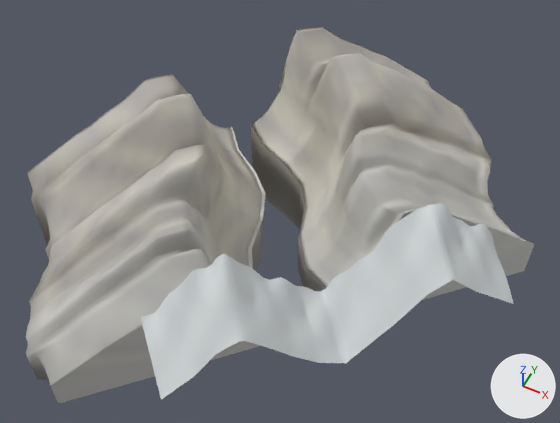
Renders of the glTF model assets/env010/gorge-strata-v1.glb from each side of a commit.
The view is the same before and after, from a 50 mm camera at (247.0, -415.0, 294.0) aimed at (84.0, -88.0, -114.0). Every picture has the same lights, and +X, +Y and +Z are marked at lower right. The picture after the commit comes second.

The first picture shows 'front_buttress', 'middle_terraces', 'pale_horizon'.
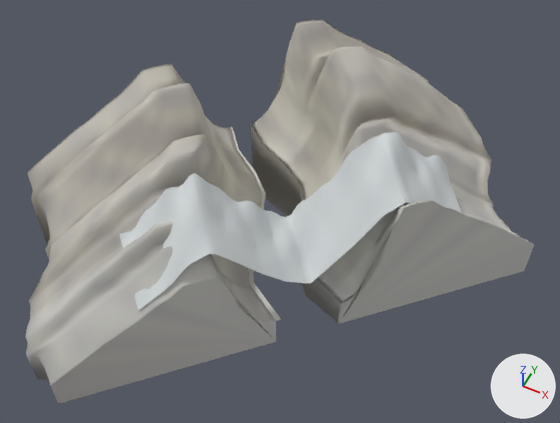
What the commit changed:
me_front_buttress is used by ob_front_buttress; location (0.0, 0.0, 0.0).
me_front_buttress had 2262 vertices, 4520 faces and spanned x -100.0..110.0, y -256.0..-27.0, z -183.0..-46.0.
me_front_buttress now has 2262 vertices, 4520 faces and spans x -100.0..110.0, y -256.0..-27.0, z -183.0..-37.0.
me_front_buttress part 1: 1740 of 2262 vertices moved; they spanned x -91.0..100.0, y -246.0..-37.0, z -152.0..-46.0 and now span x -91.0..100.0, y -246.0..-37.0, z -151.0..-37.0; mean shift (0.0, 0.0, 6.0); largest move (17.0, -99.0, -79.0) -> (17.0, -99.0, -70.0).
me_middle_terraces is used by ob_middle_terraces; location (0.0, 0.0, 0.0).
me_middle_terraces had 2262 vertices, 4520 faces and spanned x 21.0..252.0, y -112.0..92.0, z -183.0..-35.0.
me_middle_terraces now has 2262 vertices, 4520 faces and spans x 21.0..252.0, y -112.0..92.0, z -183.0..-29.0.
me_middle_terraces part 2: 174 of the vertices in x 40.0..163.0, y -94.0..4.0, z -122.0..-74.0 are moved by (0.0, 0.0, 3.0).
me_middle_terraces part 3: 87 of the vertices in x 101.0..224.0, y -32.0..64.0, z -130.0..-77.0 are moved by (0.0, 0.0, 3.0).
me_middle_terraces part 4: 261 of the vertices in x 41.0..215.0, y -92.0..55.0, z -121.0..-60.0 are moved by (0.0, 0.0, 4.0).
me_middle_terraces part 5: 174 of the vertices in x 43.0..198.0, y -90.0..38.0, z -105.0..-53.0 are moved by (0.0, 0.0, 5.0).
me_middle_terraces part 6: 522 of the vertices in x 45.0..191.0, y -88.0..31.0, z -100.0..-35.0 are moved by (0.0, 0.0, 6.0).
Other edits to the shape of me_middle_terraces do not show in these pictures.
me_pale_horizon is used by ob_pale_horizon; location (0.0, 0.0, 0.0).
me_pale_horizon had 993 vertices, 1660 faces and spanned x 10.0..252.0, y -252.0..-26.0, z -157.0..-43.0.
me_pale_horizon now has 993 vertices, 1660 faces and spans x 10.0..206.0, y -206.0..-15.0, z -157.0..-43.0.
me_pale_horizon part 7: the loose piece of 819 vertices spanning x 62.0..252.0, y -252.0..-62.0, z -130.0..-43.0 is moved by (-46.0, 46.0, 0.0).

Changed parts and their boxes [x1, y1, x2, y2] in the pictures (560 x 423 px; the box of a moved part takes in the faces that stretch with it):
'front_buttress', reshaped: before [26, 74, 263, 404]; after [25, 64, 276, 404]
'middle_terraces', reshaped: before [250, 27, 534, 300]; after [250, 19, 534, 324]
'pale_horizon', reshaped (8% narrower, 29% shorter): before [141, 127, 514, 400]; after [119, 127, 461, 321]
part 1 of me_front_buttress, moved or reshaped: before [28, 74, 257, 382]; after [28, 64, 276, 382]
part 2 of me_middle_terraces, moved or reshaped: before [278, 64, 377, 256]; after [277, 59, 386, 318]
part 3 of me_middle_terraces, moved or reshaped: before [373, 52, 509, 242]; after [342, 47, 509, 322]
part 4 of me_middle_terraces, moved or reshaped: before [359, 45, 479, 226]; after [340, 40, 483, 323]
part 5 of me_middle_terraces, moved or reshaped: before [277, 35, 467, 244]; after [276, 28, 469, 323]
part 6 of me_middle_terraces, moved or reshaped: before [278, 27, 423, 226]; after [277, 19, 444, 322]
part 7 of me_pale_horizon, moved or reshaped: before [141, 203, 514, 400]; after [119, 132, 461, 310]
